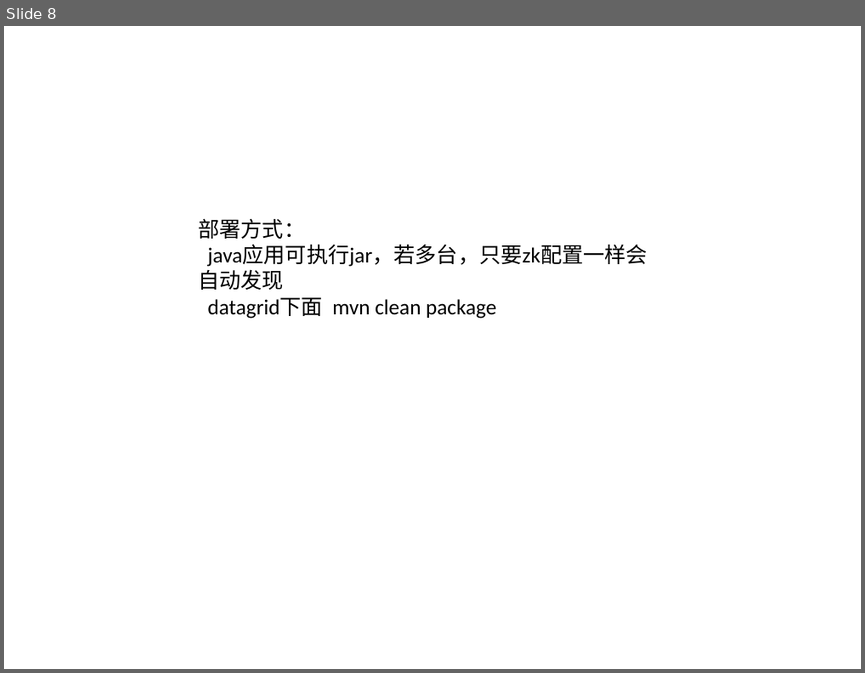
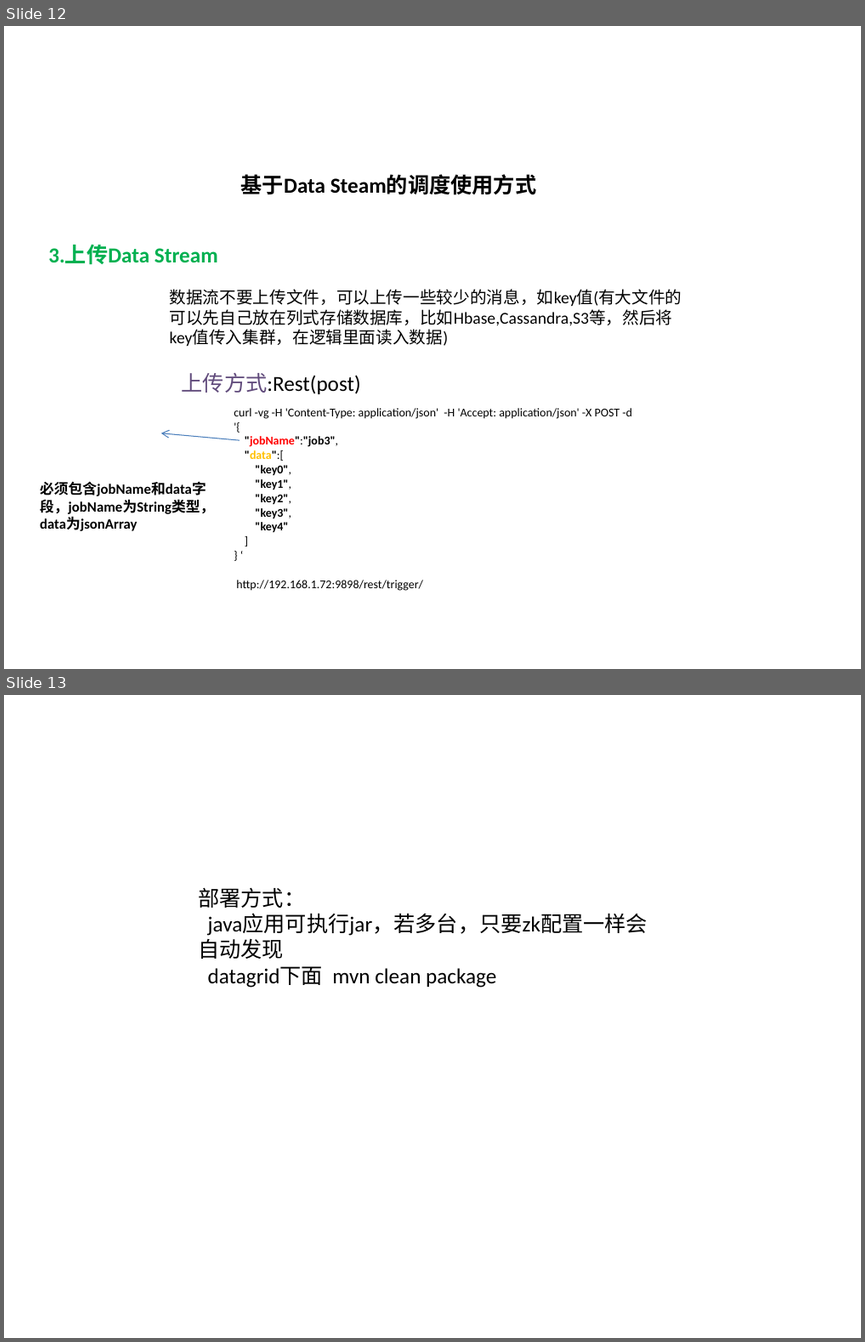
Before and after one commit to richardy2012/cloud, a slide deck: doc/ppt/datagrid业务逻辑使用步骤说明.pptx. Shown one above the other, each under a label of ours: slide 8 before the commit, slides 12 and 13 after it. The pictures are 865x673 and 865x1342 pixels, drawn with LibreOffice and Linux fonts; fonts in the diff are those of the drawing. Boxes give left, top, right and bottom in pixels: in the first picture for what was removed or moved away, otherwise in the second. Text is boxed around its words. In the diff, an @@ line names an element or a change of style, - is before the commit and + after.

Commit message:
data stream logical

```diff
--- a/doc/ppt/datagrid业务逻辑使用步骤说明.pptx
+++ b/doc/ppt/datagrid业务逻辑使用步骤说明.pptx
@@ slide 12 added at (x1=4, y1=26, x2=861, y2=669), background #FFFFFF @@
@@ text added at (x1=241, y1=174, x2=536, y2=195), 18 pt, text #000000, bold @@
+基于Data Steam的调度使用方式
@@ text added at (x1=48, y1=244, x2=218, y2=265), 18 pt, text #00B050, bold @@
+3.上传Data Stream
@@ text added at (x1=170, y1=289, x2=682, y2=346), 14 pt, text #000000 @@
+数据流不要上传文件，可以上传一些较少的消息，如key值(有大文件的可以先自己放在列式存储数据库，比如Hbase,Cassandra,S3等，然后将key值传入集群，在逻辑里面读入数据)
@@ text added at (x1=182, y1=373, x2=361, y2=394), 18 pt, text #000000 @@
+上传方式:Rest(post)
@@ text added at (x1=234, y1=408, x2=632, y2=590), 10 pt, text #000000 @@
+curl -vg -H 'Content-Type: application/json' -H 'Accept: application/json' -X POST -d
+'{
+"jobName":"job3",
+"data":[
+"key0",
+"key1",
+"key2",
+"key3",
+"key4"
+]
+} ‘
+http://192.168.1.72:9898/rest/trigger/
@@ arrow added from (239, 440) to (160, 433), #4B7EBC 0.75 pt @@
@@ text added at (x1=40, y1=481, x2=214, y2=531), 12 pt, text #000000, bold @@
+必须包含jobName和data字段，jobName为String类型，data为jsonArray
@@ what was slide 8 is now slide 13 @@
```
Also in this commit, not shown: 4 other slides added, 7 other files.
